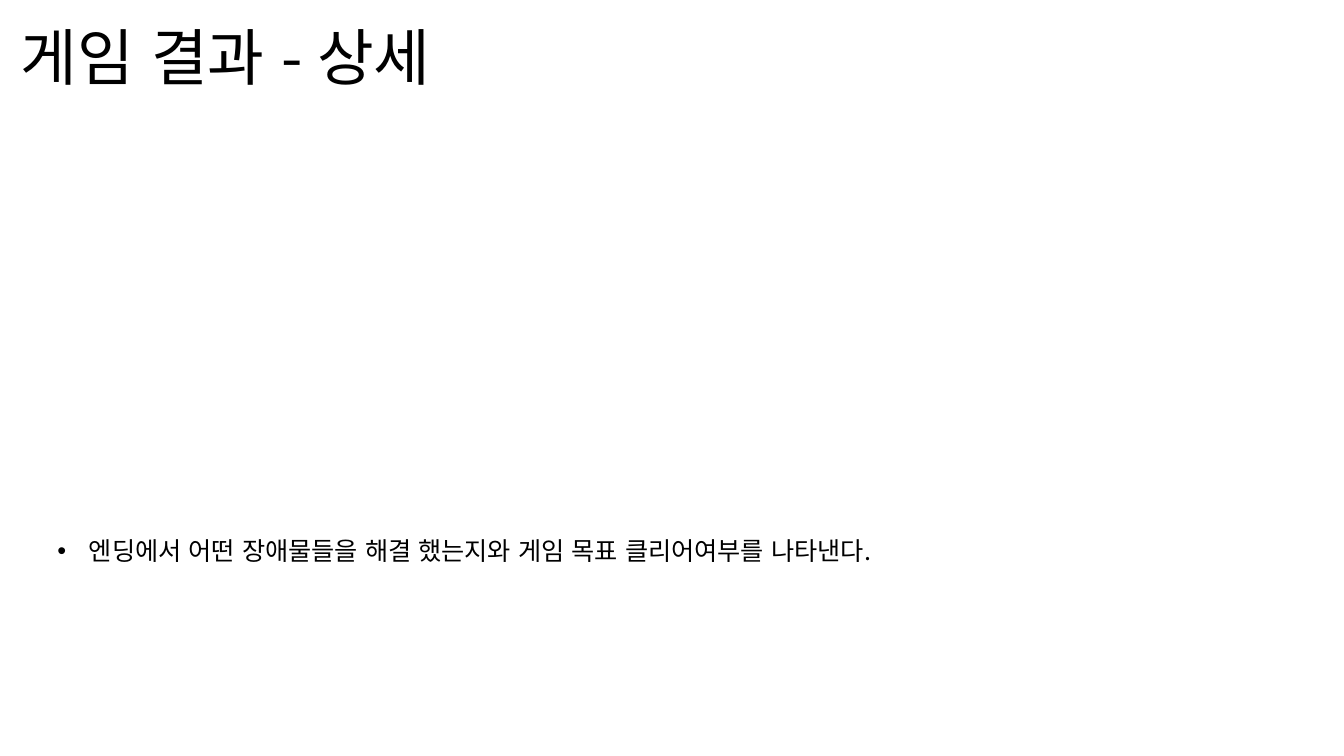
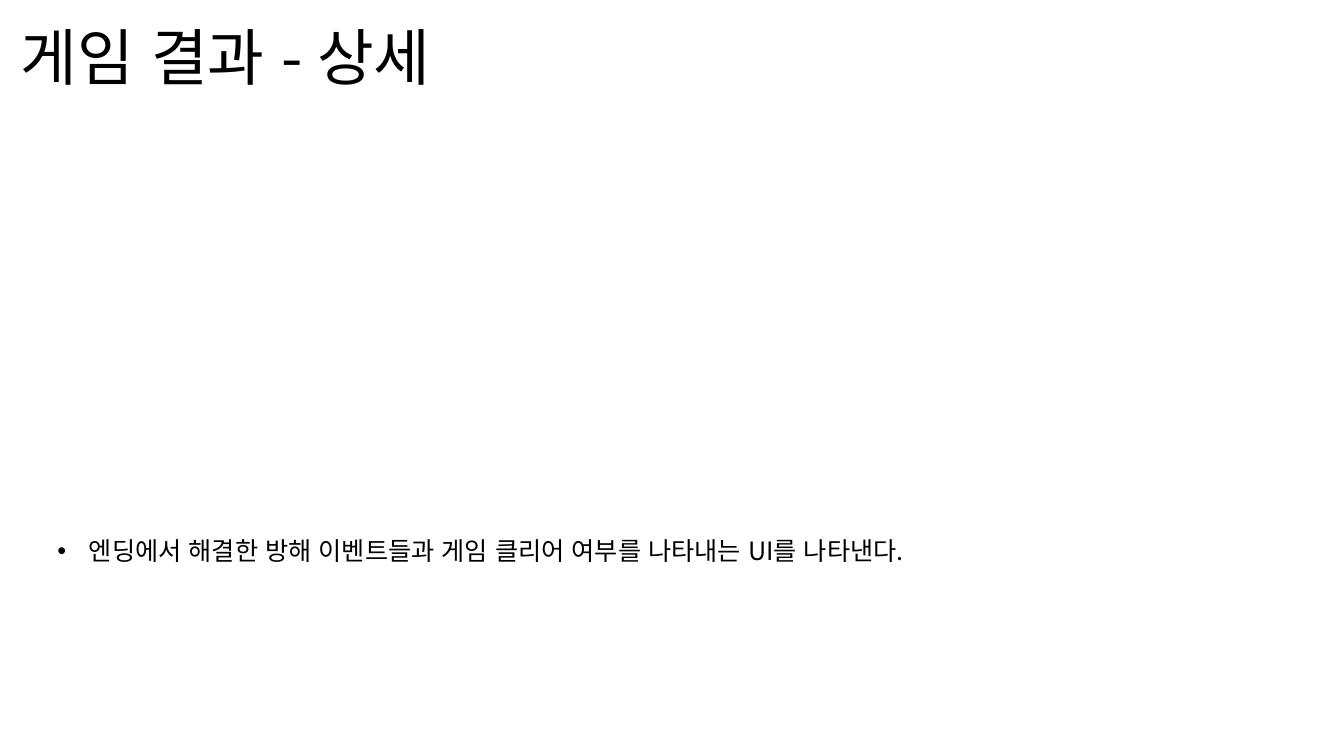
Before and after one commit to weariness00/Mandle_10Minute_Game, a slide deck: slide 12 of document/Please Leave me alone!.pptx (slide 16 before the commit). Drawn at 1344x756 pixels with LibreOffice and Linux fonts; fonts in the diff are those of the drawing. Boxes give left, top, right and bottom in pixels: in the first picture for what was removed or moved away, otherwise in the second. Text is boxed around its words. In the diff, an @@ line names an element or a change of style, - is before the commit and + after.

Commit message:
20250201_기획서_update
- 방해 이벤트 예시틀 작성
- 러닝게임(미니 게임) 작성 완료

```diff
--- a/document/Please Leave me alone!.pptx
+++ b/document/Please Leave me alone!.pptx
@@ text at (x1=89, y1=539, x2=904, y2=562): text changed @@
-• 엔딩에서 어떤 장애물들을 해결 했는지와 게임 목표 클리어여부를 나타낸다.
+• 엔딩에서 해결한 방해 이벤트들과 게임 클리어 여부를 나타내는 UI를 나타낸다.
```
Also in this commit, not shown: 4 other slides changed, 4 slides added.
